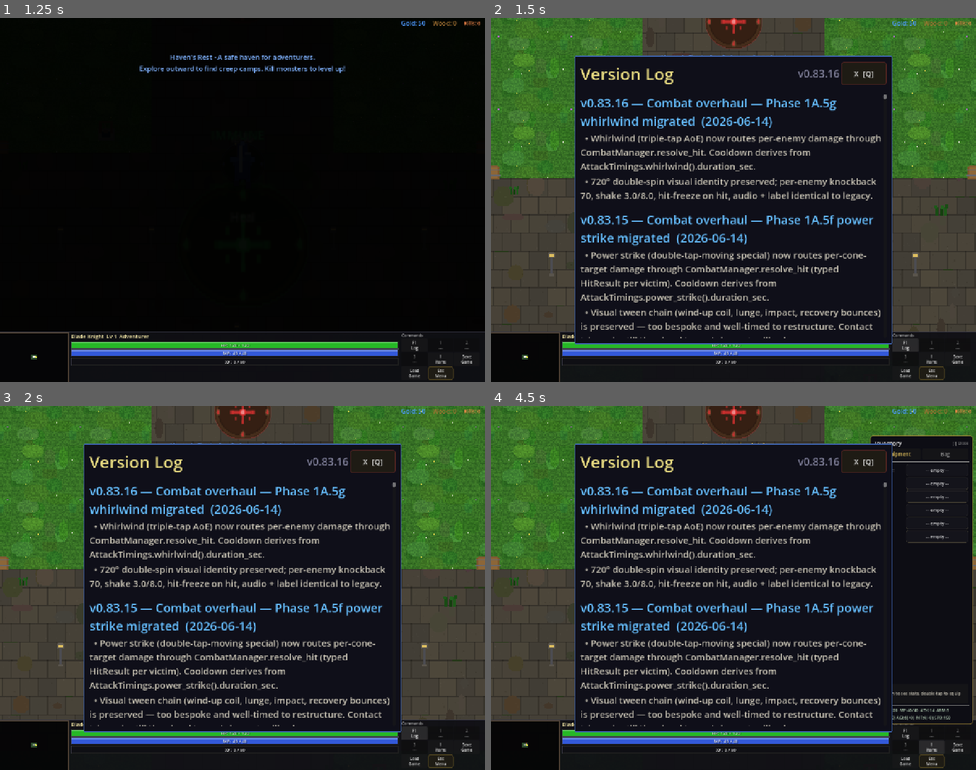
Above: before the commit, frames 1-4 (two rows, left to right).
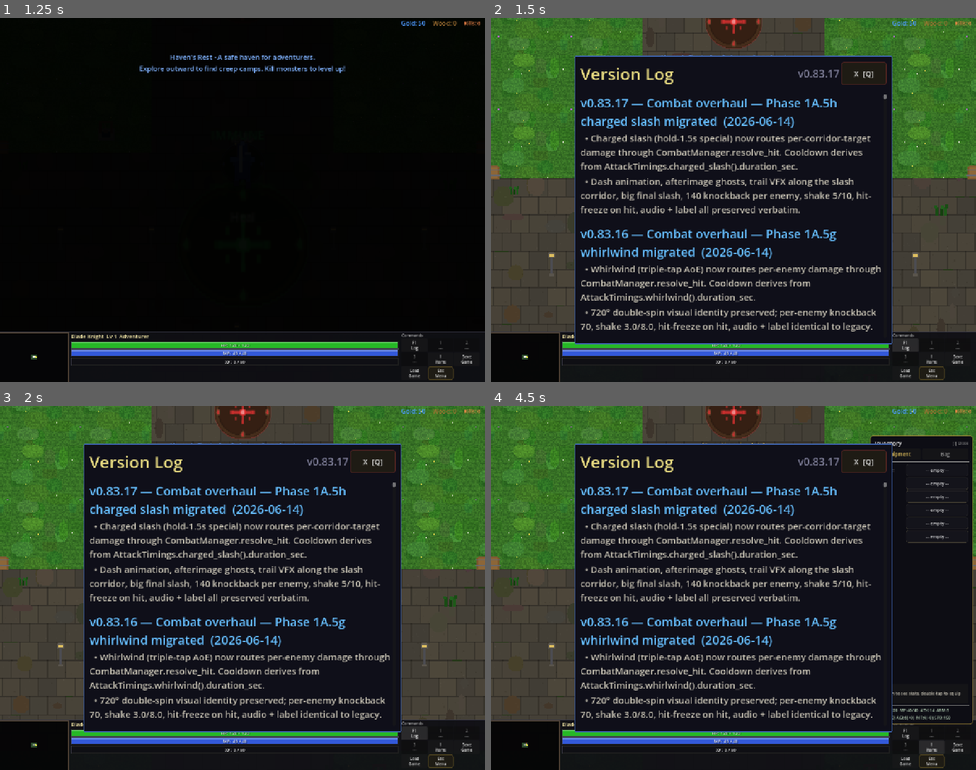
Above: after the commit, the same moments.

Repository: slxny/legends-open-rpg
Game: Godot game, scene res://scenes/main.tscn
Two runs of this game, one before a commit and one after it. Both use one fixed random seed, a clock stepped at 60 frames per second and the inputs below.
Inputs (mouse positions are in pixels of both pictures, inside the frame that each line leads up to):
- Up to frame 1 (1.25 s): tap Enter at 0.5 s; move the mouse to (218, 272) at 0.52 s; hold W (move_up) from 0.53 s (still down); hold Space (attack) from 0.53 s (still down); click (218, 272) at 0.67 s
- Up to frame 2 (1.5 s): release W (move_up) at 1.25 s; release Space (attack) at 1.25 s; click "F1 Log" at 1.25 s
- Up to frame 3 (2 s): no input
- Up to frame 4 (4.5 s): click "1 ---" at 2 s; click "2 ---" at 2.75 s; click "3 ---" at 3.5 s; click "I Items" at 4.25 s

Frame 1 is identical in both runs. In frame 2, 9.9% of the frame differs, in the area x 18-81%, y 14-88%; in frame 3, 9.9%; in frame 4, 9.9%.

Commit message:
v0.83.17: Combat overhaul — Phase 1A.5h charged slash migrated
Per-corridor-target damage routes through CombatManager.resolve_hit.
Cooldown derives from AttackTimings.charged_slash().duration_sec.

Dash, afterimage ghosts, trail VFX along corridor, big final slash,
140 knockback per enemy, shake 5/10, hit-freeze, audio + label
identical to legacy.

Headless: smoke 51/51 PASS, parse clean.

Co-Authored-By: Claude Opus 4.7 (1M context) <noreply@anthropic.com>

Diff:
--- a/scenes/player/player.gd
+++ b/scenes/player/player.gd
@@ -1551,8 +1551,11 @@
 func _execute_charged_slash(attack_dir: Vector2) -> void:
 	# Hold attack 1.5s: Dash the full slash range with running animation,
 	# cleaving all enemies in the path. 1.6x damage.
+	# Phase 1A.5h: damage routes through resolve_hit; cooldown derived from
+	# AttackTimings.charged_slash().duration_sec.
 	_is_attack_animating = true
-	_attack_cooldown = 0.8 / stats.attack_speed
+	var cs_timing = AttackTimingsCls.charged_slash()
+	_attack_cooldown = cs_timing.duration_sec / max(0.1, stats.attack_speed)
 	var dir = attack_dir
 	var perp = Vector2(-dir.y, dir.x)
 	var base_pos = sprite.position
@@ -1683,10 +1686,16 @@
 		for enemy in slash_targets:
 			if not is_instance_valid(enemy) or enemy.get("_is_dead"):
 				continue
-			var result = CombatManager.calculate_damage(stats.get_stats_dict(), enemy.get_stats_dict(), dmg_mult)
-			enemy.take_damage(result["damage"], result["is_crit"])
-			enemy.apply_knockback(dir, 140.0)
-			_spawn_impact_vfx(enemy.global_position, result["is_crit"])
+			var event = HitEventCls.new()
+			event.attacker = self
+			event.victim = enemy
+			event.direction = dir
+			event.attack_id = &"charged_slash"
+			event.ability_multiplier = dmg_mult
+			var _result = CombatManager.resolve_hit(event, stats.get_stats_dict(), enemy.get_stats_dict(), true)
+			if is_instance_valid(enemy):
+				enemy.apply_knockback(dir, 140.0)
+				_spawn_impact_vfx(enemy.global_position, _result.was_crit)
 			hit_count += 1
 		if hit_count > 0:
 			_do_screen_shake(10.0)
--- a/scenes/ui/changelog_dialog.gd
+++ b/scenes/ui/changelog_dialog.gd
@@ -9,9 +9,18 @@
 var _is_visible: bool = false
 var _is_mobile: bool = false
 
-const GAME_VERSION := "v0.83.16"
+const GAME_VERSION := "v0.83.17"
 
 const CHANGELOG: Array[Dictionary] = [
+	{
+		"version": "v0.83.17",
+		"title": "Combat overhaul — Phase 1A.5h charged slash migrated",
+		"date": "2026-06-14",
+		"entries": [
+			"Charged slash (hold-1.5s special) now routes per-corridor-target damage through CombatManager.resolve_hit. Cooldown derives from AttackTimings.charged_slash().duration_sec.",
+			"Dash animation, afterimage ghosts, trail VFX along the slash corridor, big final slash, 140 knockback per enemy, shake 5/10, hit-freeze on hit, audio + label all preserved verbatim.",
+		]
+	},
 	{
 		"version": "v0.83.16",
 		"title": "Combat overhaul — Phase 1A.5g whirlwind migrated",
